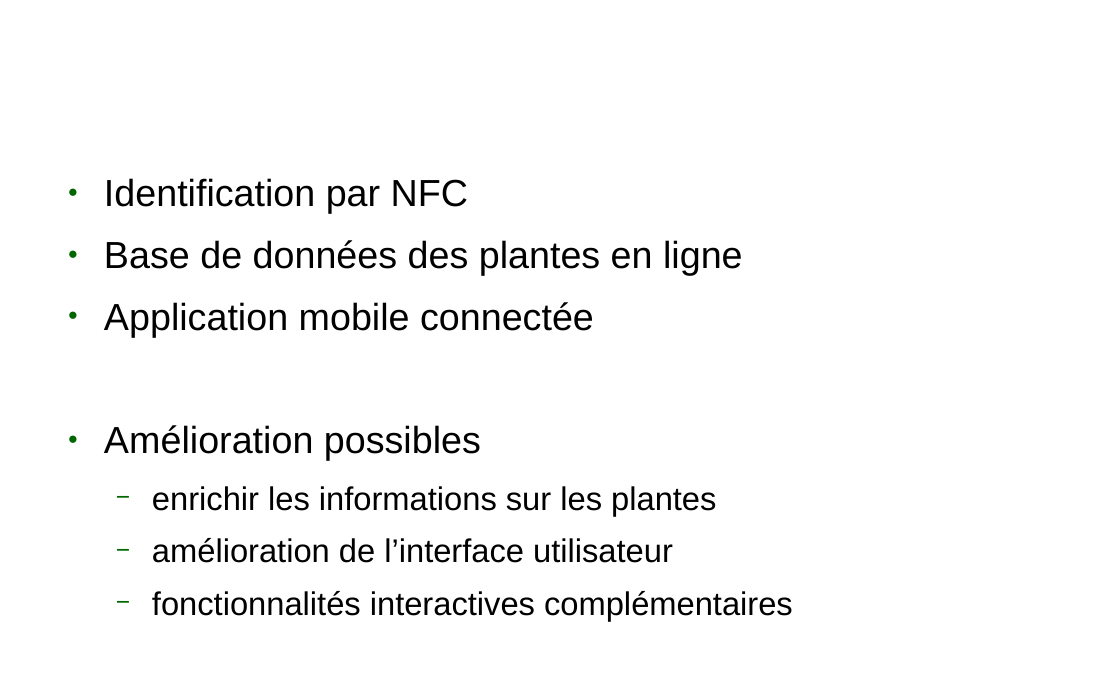
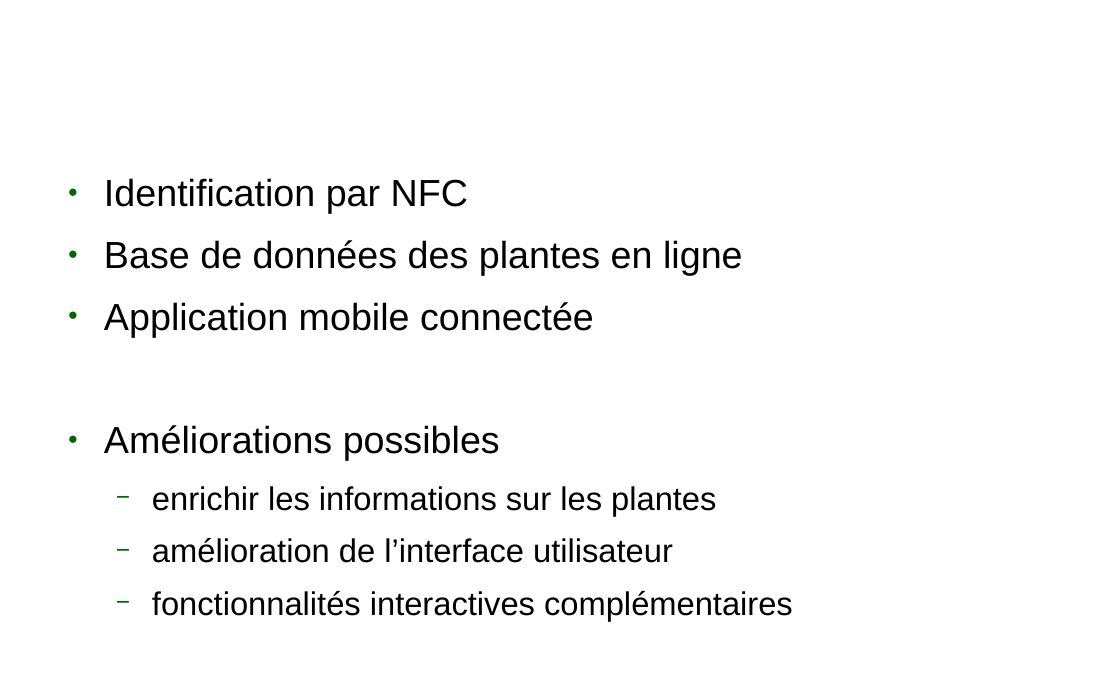
Before and after one commit to claudiosousa/hepia-projects-index-botanic, a slide deck: slide 9 of presentation/presentation.odp. Drawn at 1120x700 pixels with LibreOffice and Linux fonts; fonts in the diff are those of the drawing; background and template pictures are left out. Boxes give left, top, right and bottom in pixels: in the first picture for what was removed or moved away, otherwise in the second. Text is boxed around its words. In the diff, an @@ line names an element or a change of style, - is before the commit and + after.

```diff
--- a/presentation/presentation.odp
+++ b/presentation/presentation.odp
@@ text at (104,425,500,460): text changed @@
-● Amélioration possibles
+● Améliorations possibles
```
Also in this commit, not shown: 1 other file.
